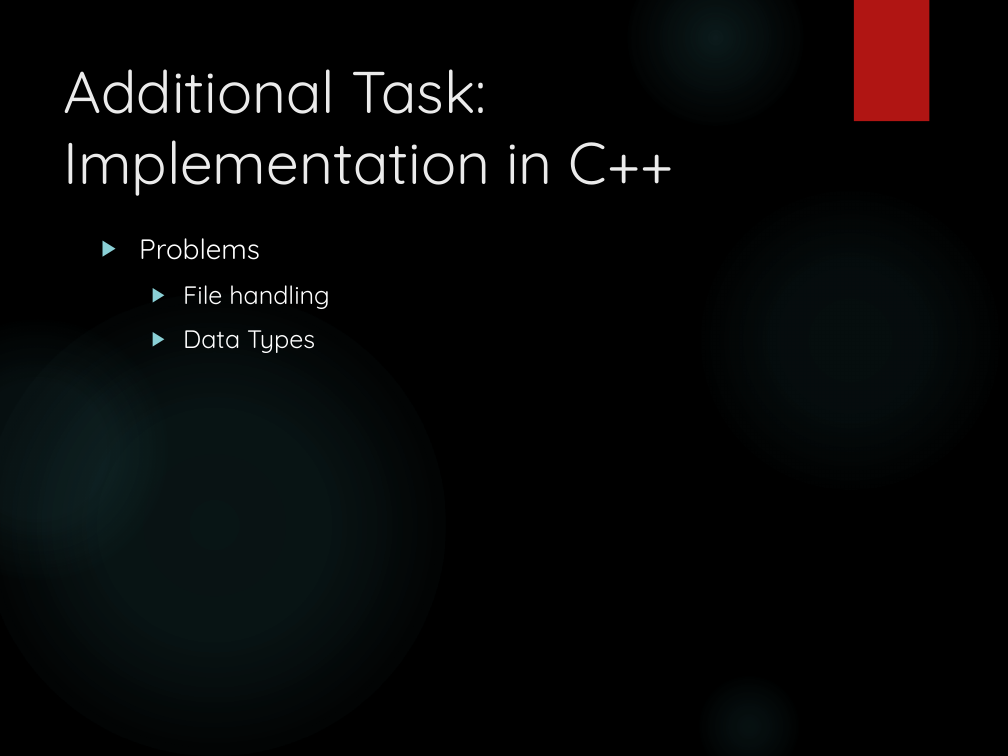
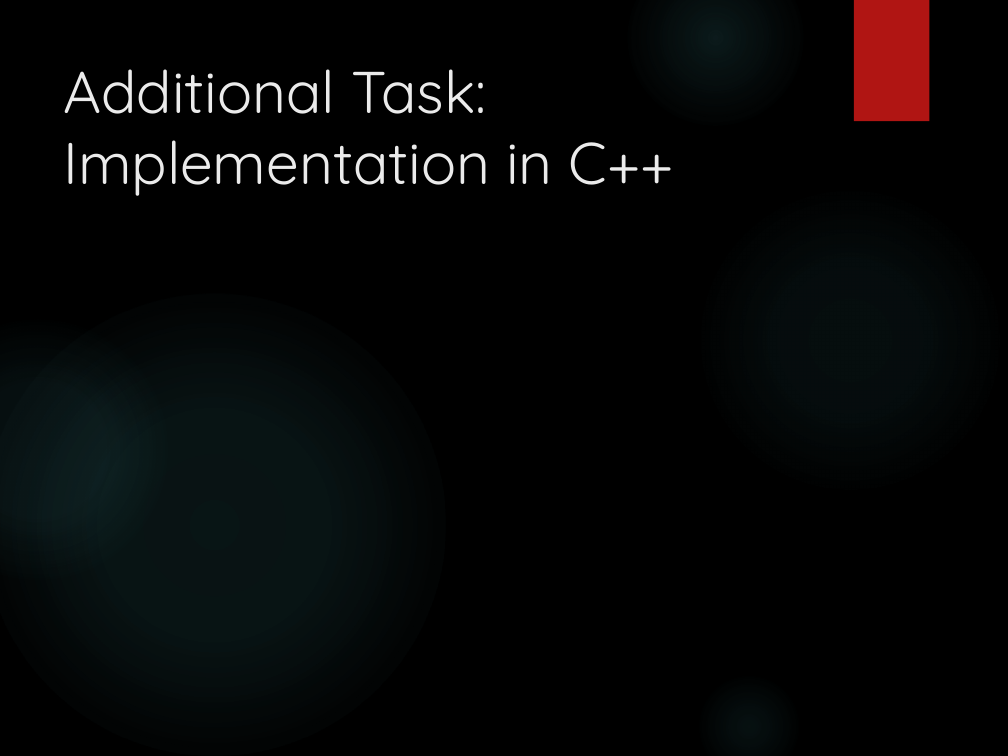
Before and after one commit to junaidnasir/gpu-em-nim, a slide deck: slide 13 of FYP_Defense_Presentation/FYP-1_presentation.pptx (slide 12 before the commit). Drawn at 1008x756 pixels with LibreOffice and Linux fonts; fonts in the diff are those of the drawing; background and template pictures are left out. Boxes give left, top, right and bottom in pixels: in the first picture for what was removed or moved away, otherwise in the second. Text is boxed around its words. In the diff, an @@ line names an element or a change of style, - is before the commit and + after.

```diff
--- a/FYP_Defense_Presentation/FYP-1_presentation.pptx
+++ b/FYP_Defense_Presentation/FYP-1_presentation.pptx
@@ text removed at <box>139,238,330,353</box> @@
-▶ Problems
-  ▶ File handling
-  ▶ Data Types
```
Also in this commit, not shown: 10 other slides changed, 5 slides added.
